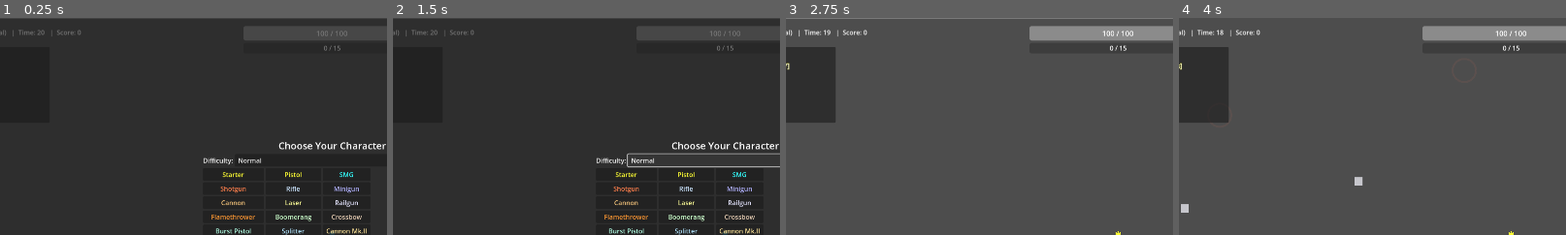
Above: before the commit, frames 1-4 (left to right).
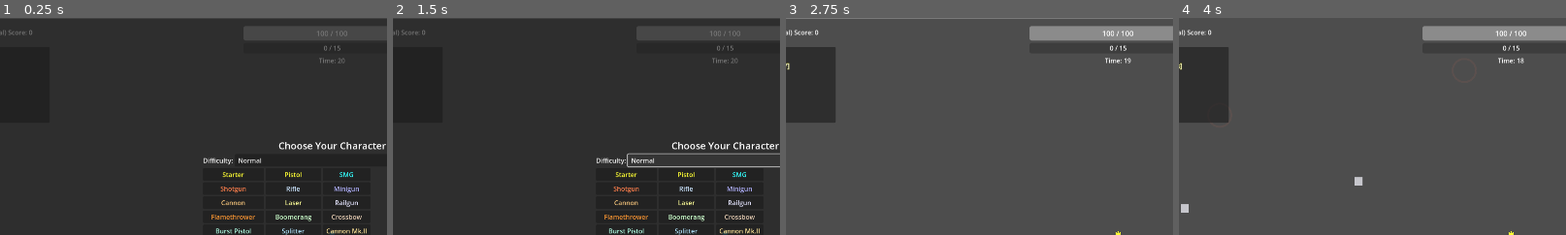
Above: after the commit, the same moments.

Repository: Deitox/Dexcoto
Game: Godot game, scene res://scenes/Main.tscn
Two runs of this game, one before a commit and one after it. Both use one fixed random seed, a clock stepped at 60 frames per second and the inputs below.
Inputs (mouse positions are % of the whole screen's width and height, from its top left):
- Up to frame 1 (0.25 s): no input
- Up to frame 2 (1.5 s): click "Normal" at 0.5 s; click "Normal" at 1.25 s
- Up to frame 3 (2.75 s): click "Starter" at 2 s
- Up to frame 4 (4 s): tap Enter (ui_accept) at 2.75, 3.02, 3.77 s; move the mouse to (72, 45) at 2.77 s; hold Right (ui_right) 2.78-3.53 s; tap Keypad Enter at 2.85 s; click (72, 45) at 2.92 s; move the mouse to (30, 55) at 3.52 s; hold Down (ui_down) from 3.53 s (still down); tap Space at 3.6 s
The pictures show only the part of the screen within x 7-57%, y 0-50%; the shares and areas given below are measured in that part.

The runs differ from the first frame. In frame 1, 0.2% of the frame differs, in the area x 2-90%, y 5-21%; in frame 2, 0.2%; in frame 3, 0.3%; in frame 4, 0.3%.

Commit message:
Moved timer

Diff:
--- a/scenes/Main.tscn
+++ b/scenes/Main.tscn
@@ -36,13 +36,9 @@
 layout_mode = 2
 text = "Wave: 1"
 
-[node name="Time" type="Label" parent="UI/MarginContainer/HBoxContainer"]
-layout_mode = 2
-text = "  |  Time: 20"
-
 [node name="Score" type="Label" parent="UI/MarginContainer/HBoxContainer"]
 layout_mode = 2
-text = "  |  Score: 0"
+text = "Score: 0"
 
 [node name="TopCenter" type="VBoxContainer" parent="UI"]
 anchors_preset = 5
@@ -93,6 +89,12 @@
 text = "Lv 1"
 horizontal_alignment = 2
 vertical_alignment = 1
+
+[node name="TimerLabel" type="Label" parent="UI/TopCenter"]
+layout_mode = 2
+text = "Time: 20"
+horizontal_alignment = 1
+theme_override_font_sizes/font_size = 16
 
 [node name="CenterContainer" type="CenterContainer" parent="UI"]
 anchors_preset = 15
--- a/scripts/main.gd
+++ b/scripts/main.gd
@@ -44,7 +44,7 @@
 @onready var ui_xp_label: Label = $UI/TopCenter/LevelBar/XPLabel
 @onready var ui_level_label: Label = $UI/TopCenter/LevelBar/LevelLabel
 @onready var ui_wave: Label = $UI/MarginContainer/HBoxContainer/Wave
-@onready var ui_time: Label = $UI/MarginContainer/HBoxContainer/Time
+@onready var ui_time: Label = $UI/TopCenter/TimerLabel
 @onready var ui_score: Label = $UI/MarginContainer/HBoxContainer/Score
 @onready var upgrade_panel: Control = $UI/UpgradePanel
 @onready var upgrade_title: Label = $UI/UpgradePanel/VBox/Title
@@ -491,10 +491,10 @@
 	if ui_wave:
 		var diff_label := String(difficulty)
 		ui_wave.text = "Wave: %d  (%s)" % [wave, diff_label]
+	if ui_score:
+		ui_score.text = "Score: %d" % score
 	if ui_time:
-		ui_time.text = "  |  Time: %d" % int(max(0.0, wave_time - elapsed))
-	if ui_score:
-		ui_score.text = "  |  Score: %d" % score
+		ui_time.text = "Time: %d" % int(max(0.0, wave_time - elapsed))
 	_update_weapons_hud()
 
 func _update_weapons_hud() -> void:
